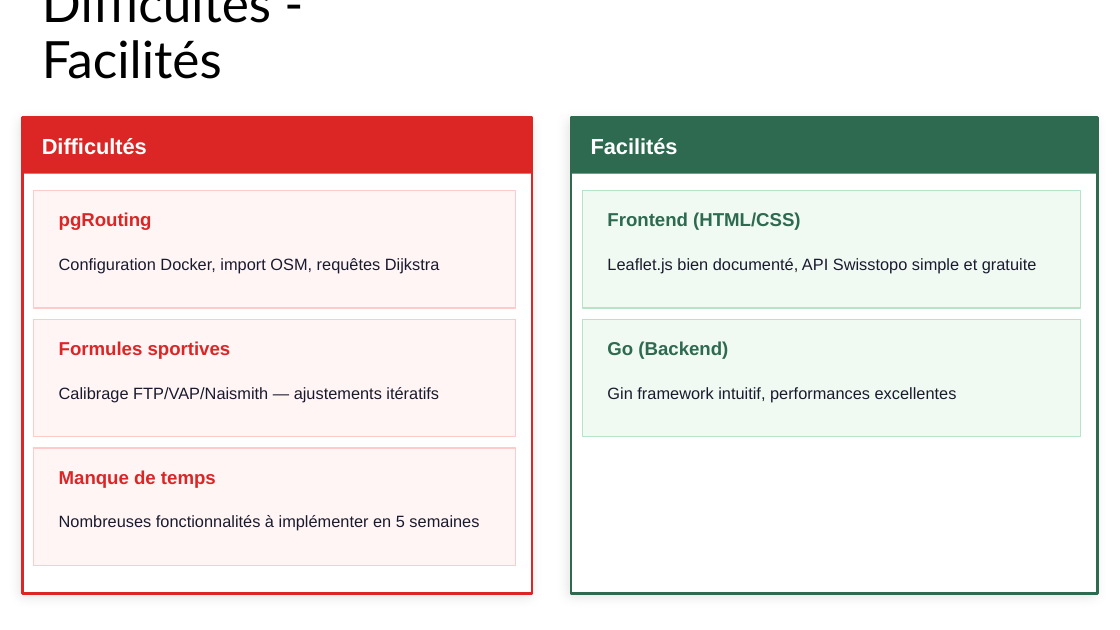
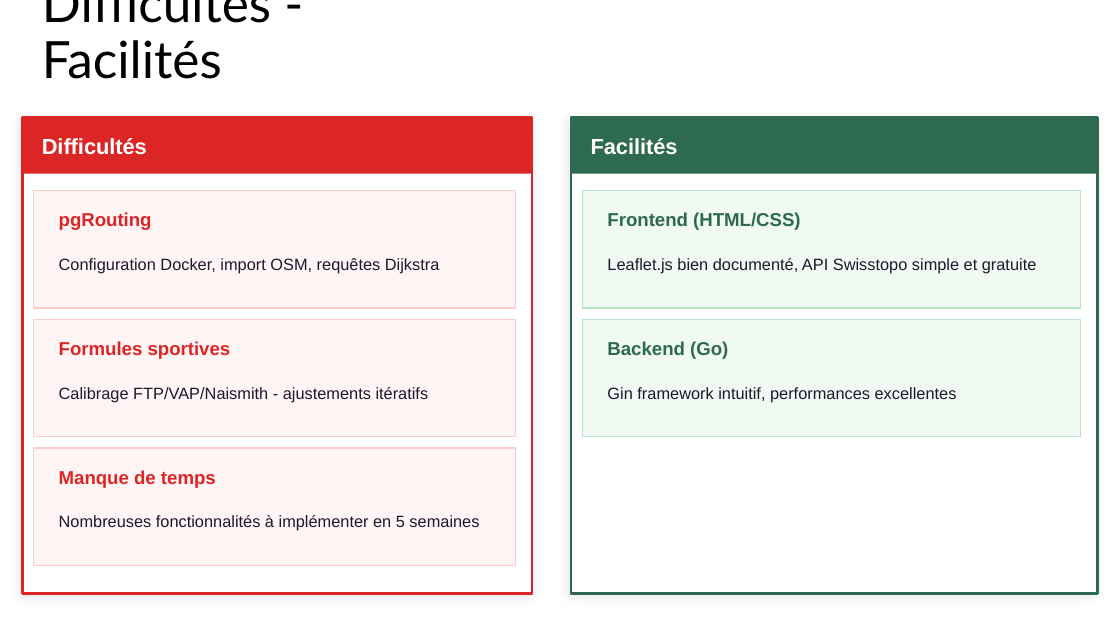
Before and after one commit to Fabio-gio/GIN_projet, a slide deck: slide 8 of ChronoPath_Presentation.pptx. Drawn at 1120x630 pixels with LibreOffice and Linux fonts; fonts in the diff are those of the drawing. Boxes give left, top, right and bottom in pixels: in the first picture for what was removed or moved away, otherwise in the second. Text is boxed around its words. In the diff, an @@ line names an element or a change of style, - is before the commit and + after.

```diff
--- a/ChronoPath_Presentation.pptx
+++ b/ChronoPath_Presentation.pptx
@@ text at [607, 341, 728, 359]: text changed @@
-Go (Backend)
+Backend (Go)
@@ text at [59, 387, 429, 402]: text changed @@
-Calibrage FTP/VAP/Naismith — ajustements itératifs
+Calibrage FTP/VAP/Naismith - ajustements itératifs
```
Also in this commit, not shown: 6 other slides changed, 18 other files.
